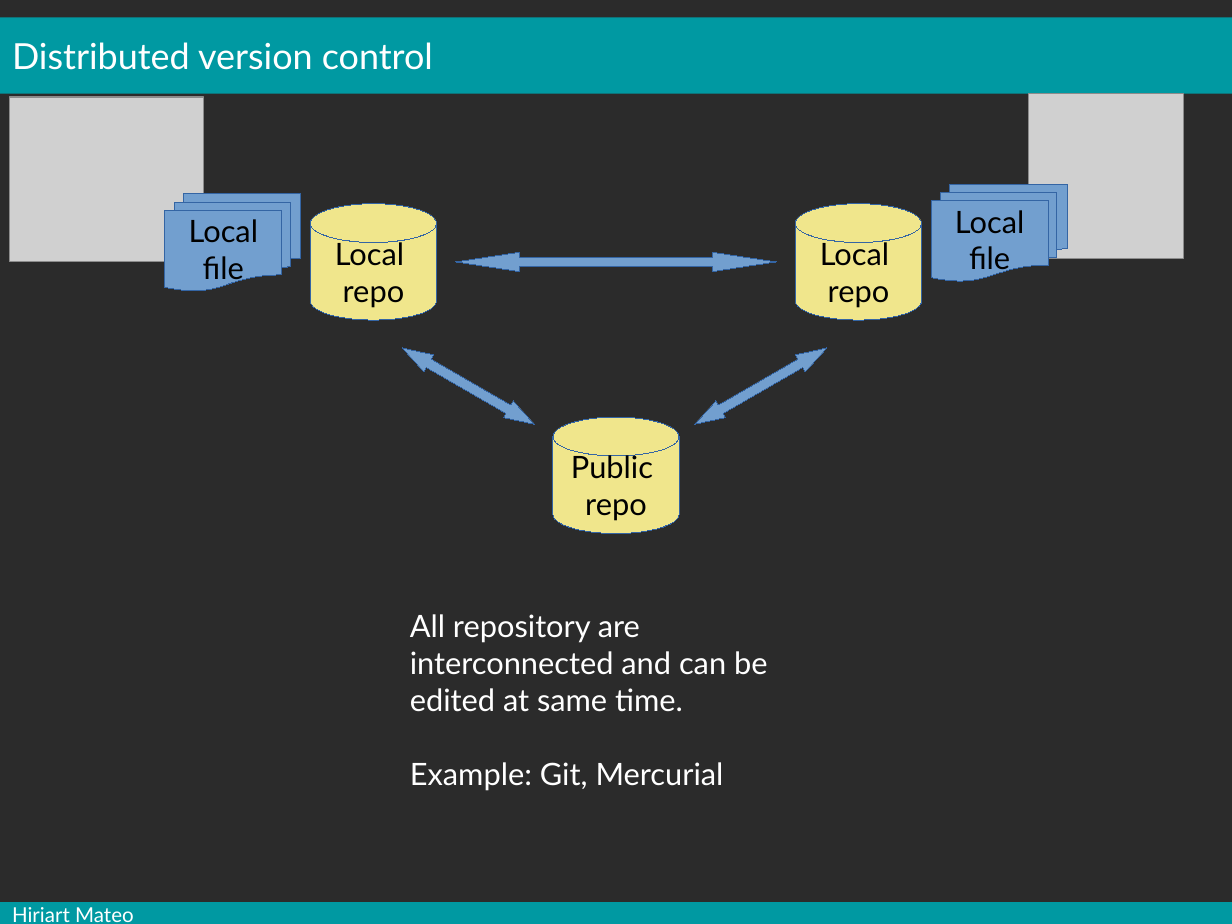
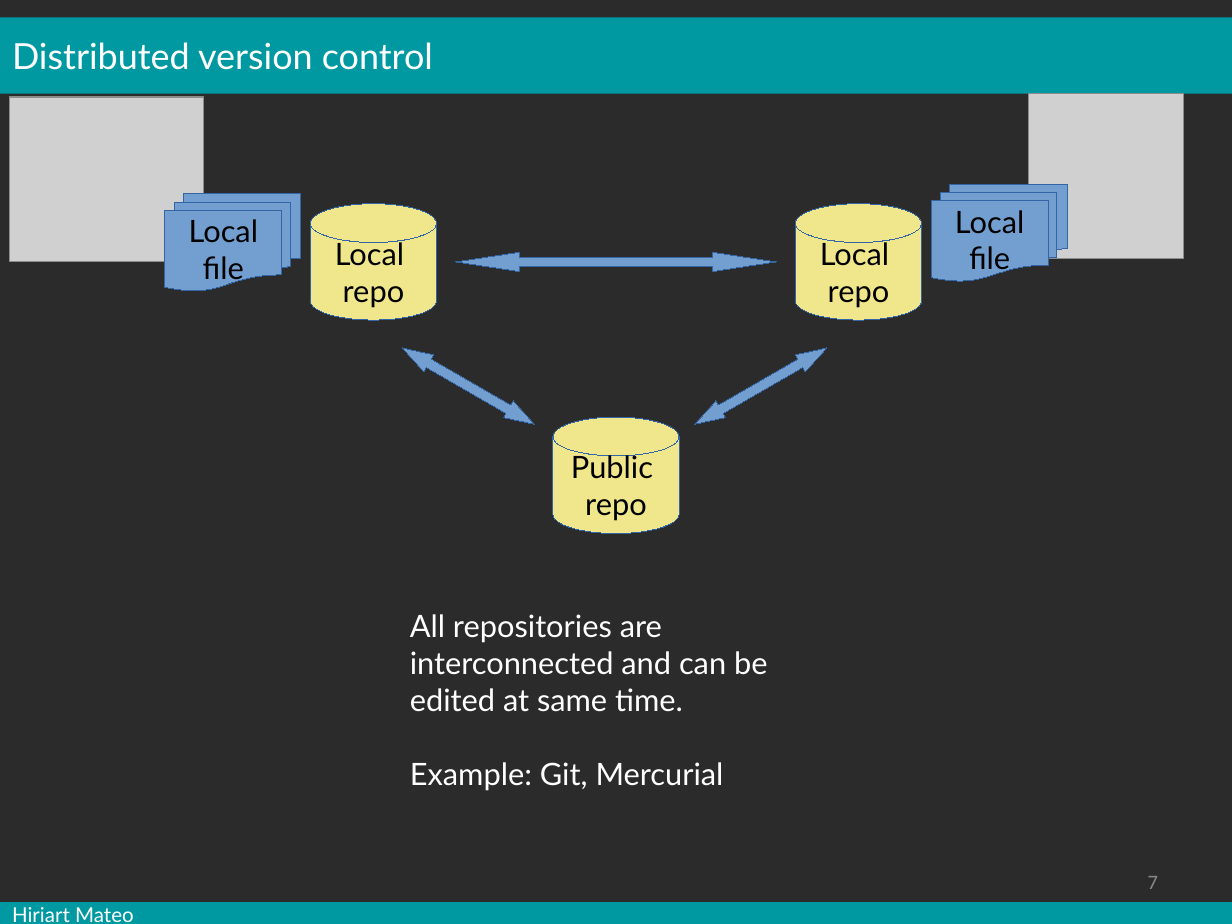
Before and after one commit to mesocentre-clermont-auvergne/formation_fair, a slide deck: slide 7 of fair_versionnage/versionnage_cours/cours.odp. Drawn at 1232x924 pixels with LibreOffice and Linux fonts; fonts in the diff are those of the drawing; grey boxes stand for pictures; background and template pictures are left out; a plain dark background stands for a picture behind light text. Boxes give left, top, right and bottom in pixels: in the first picture for what was removed or moved away, otherwise in the second. Text is boxed around its words. In the diff, an @@ line names an element or a change of style, - is before the commit and + after.

```diff
--- a/fair_versionnage/versionnage_cours/cours.odp
+++ b/fair_versionnage/versionnage_cours/cours.odp
@@ text at bbox=[410, 614, 768, 712]: text changed @@
-All repository are interconnected and can be edited at same time.
+All repositories are interconnected and can be edited at same time.
@@ page number added at bbox=[1148, 876, 1158, 889], 12 pt, text #898989 @@
+7
```
Also in this commit, not shown: 32 other slides changed, 1 other file.
